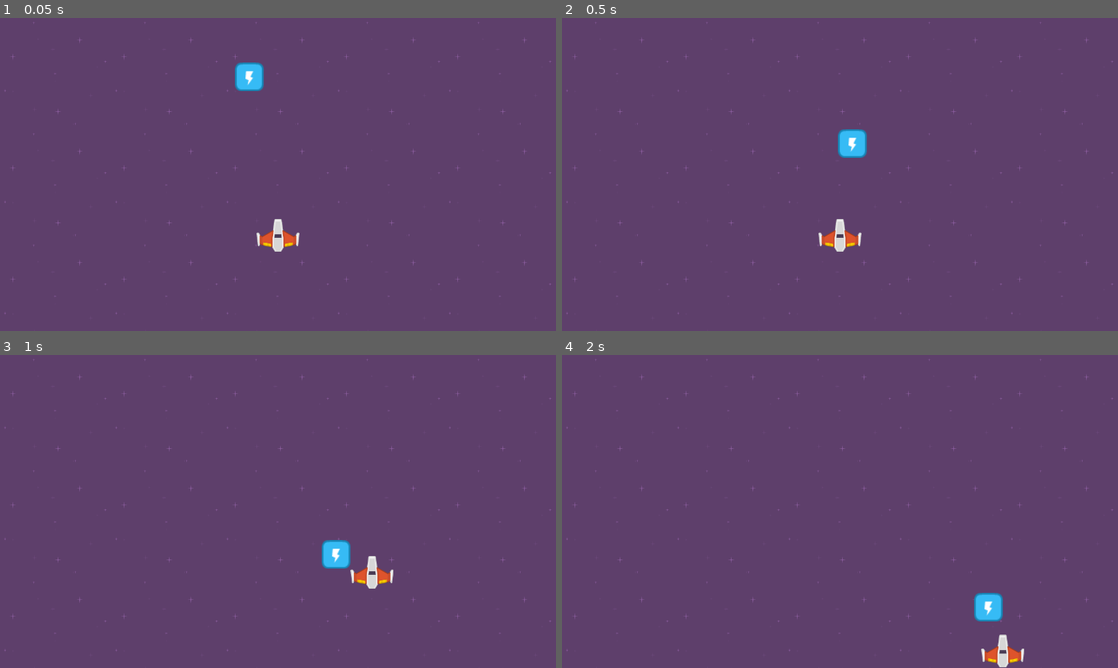
Above: before the commit, frames 1-4 (two rows, left to right).
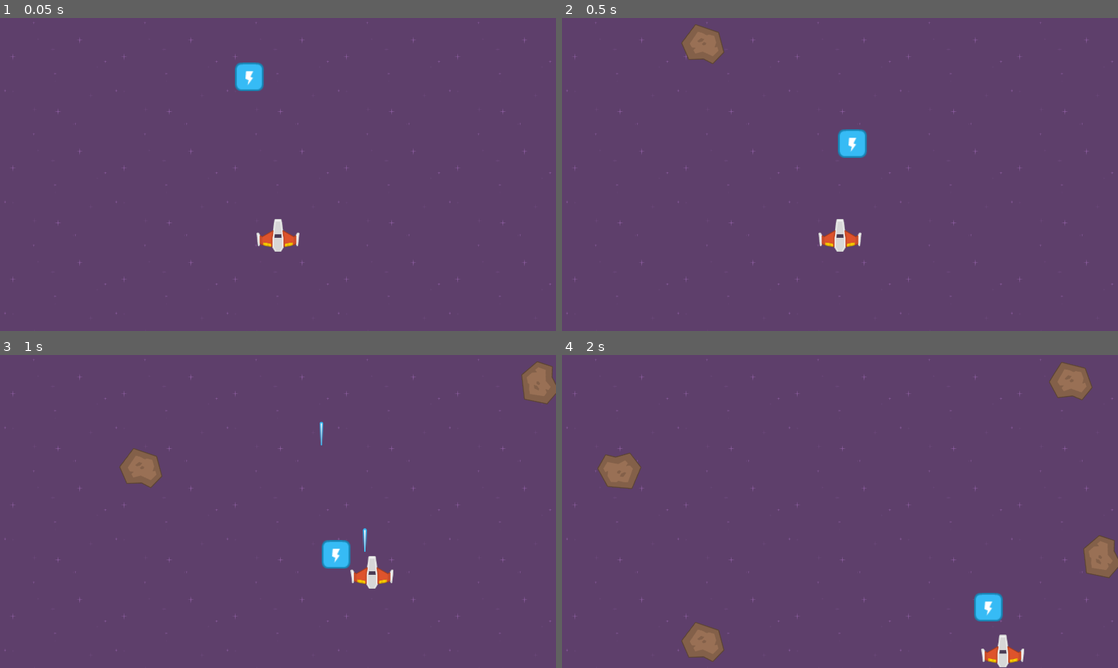
Above: after the commit, the same moments.

Repository: Machalord/Space-Shooter
Game: Godot game, scene res://Scenes/Game.tscn
Same seed, same stepped clock (60 frames per second), same inputs: the game is played once before the commit and once after it. The project has no main scene, so this scene is started directly.
Inputs (mouse positions are in pixels of both pictures, inside the frame that each line leads up to):
- Up to frame 1 (0.05 s): no input
- Up to frame 2 (0.5 s): no input
- Up to frame 3 (1 s): move the mouse to (400, 495) at 0.52 s; press the mouse at (400, 495) at 0.53 s; hold D (right) from 0.53 s (still down)
- Up to frame 4 (2 s): move the mouse to (728, 527) at 1.27 s; release D (right) at 1.28 s; release the mouse at (728, 527) at 1.28 s; hold Down (down) from 1.28 s (still down); click (728, 527) at 1.35 s

Frame 1 is identical in both runs. In frame 2, 0.7% of the frame differs, in the area x 21-30%, y 2-15%; in frame 3, 1.4%; in frame 4, 2.7%, in the area x 6-100%, y 2-98%.

Commit message:
Added Meteors ,Bullets and Spawners Logic

Diff:
--- a/Scenes/Bullet.tscn
+++ b/Scenes/Bullet.tscn
@@ -6,13 +6,17 @@
 [sub_resource type="RectangleShape2D" id=1]
 extents = Vector2( 2.84089, 17.1332 )
 
-[node name="Bullet" type="Area2D"]
+[node name="Bullet" type="KinematicBody2D"]
 script = ExtResource( 2 )
 
 [node name="Sprite" type="Sprite" parent="."]
 texture = ExtResource( 1 )
 
-[node name="CollisionShape2D" type="CollisionShape2D" parent="."]
+[node name="Area2D" type="Area2D" parent="." groups=[
+"Bullet",
+]]
+
+[node name="CollisionShape2D2" type="CollisionShape2D" parent="Area2D"]
 position = Vector2( 0, -7.866 )
 shape = SubResource( 1 )
-[connection signal="area_entered" from="." to="." method="_on_Bullet_area_entered"]
+[connection signal="area_entered" from="Area2D" to="." method="_on_Area2D_area_entered"]
--- a/Scenes/Game.tscn
+++ b/Scenes/Game.tscn
@@ -1,9 +1,11 @@
-[gd_scene load_steps=7 format=2]
+[gd_scene load_steps=9 format=2]
 
 [ext_resource path="res://Scripts/Game.gd" type="Script" id=1]
 [ext_resource path="res://Scenes/ShipPlayer.tscn" type="PackedScene" id=2]
 [ext_resource path="res://Assets/Backgrounds/purple.png" type="Texture" id=3]
 [ext_resource path="res://Scenes/PowerUp.tscn" type="PackedScene" id=4]
+[ext_resource path="res://Scenes/Meteor.tscn" type="PackedScene" id=5]
+[ext_resource path="res://Scenes/Spawner.tscn" type="PackedScene" id=6]
 
 [sub_resource type="RectangleShape2D" id=1]
 extents = Vector2( 5, 360 )
@@ -60,3 +62,9 @@
 
 [node name="ShipPlayer" parent="." instance=ExtResource( 2 )]
 position = Vector2( 640, 500 )
+
+[node name="Spawner" parent="." instance=ExtResource( 6 )]
+position = Vector2( 637.797, -129.254 )
+scene_to_instance = ExtResource( 5 )
+Timer_Time = 0.5
+active = true
--- /dev/null
+++ b/Scenes/Meteor.tscn
@@ -0,0 +1,21 @@
+[gd_scene load_steps=4 format=2]
+
+[ext_resource path="res://Assets/PNG/Meteors/meteorBrown_big1.png" type="Texture" id=1]
+[ext_resource path="res://Scripts/Meteor.gd" type="Script" id=2]
+
+[sub_resource type="CircleShape2D" id=1]
+radius = 36.1062
+
+[node name="Meteor" type="KinematicBody2D"]
+script = ExtResource( 2 )
+
+[node name="Sprite" type="Sprite" parent="."]
+texture = ExtResource( 1 )
+
+[node name="Area2D" type="Area2D" parent="." groups=[
+"Destructible",
+]]
+position = Vector2( -3.70813, -4.23785 )
+
+[node name="CollisionShape2D2" type="CollisionShape2D" parent="Area2D"]
+shape = SubResource( 1 )
--- a/Scenes/ShipPlayer.tscn
+++ b/Scenes/ShipPlayer.tscn
@@ -10,6 +10,7 @@
 radius = 31.3209
 
 [node name="ShipPlayer" type="KinematicBody2D"]
+z_index = 100
 collision_layer = 512
 collision_mask = 2147484160
 script = ExtResource( 1 )
@@ -26,4 +27,11 @@
 
 [node name="CollisionShape2D" type="CollisionShape2D" parent="Area2D"]
 shape = SubResource( 2 )
+
+[node name="ShotPos1" type="Position2D" parent="."]
+position = Vector2( 0, -33.744 )
+
+[node name="ShootColdown" type="Timer" parent="."]
+wait_time = 0.2
+one_shot = true
 [connection signal="area_entered" from="Area2D" to="." method="_on_Area2D_area_entered"]
--- /dev/null
+++ b/Scenes/Spawner.tscn
@@ -0,0 +1,9 @@
+[gd_scene load_steps=2 format=2]
+
+[ext_resource path="res://Scripts/Spawner.gd" type="Script" id=1]
+
+[node name="Spawner" type="Node2D"]
+script = ExtResource( 1 )
+
+[node name="Timer" type="Timer" parent="."]
+one_shot = true
--- a/Scripts/Bullet.gd
+++ b/Scripts/Bullet.gd
@@ -1,20 +1,34 @@
-extends Area2D
-
+extends KinematicBody2D
 
 # Declare member variables here. Examples:
 # var a = 2
 # var b = "text"
 
 
-# Called when the node enters the scene tree for the first time.
+export (int) var speed = 20
+export (int) var acceleration_speed = 3
+var velocity = Vector2()
+var acceleration = Vector2()
+
 func _ready():
-	pass # Replace with function body.
+	pass
 
+func start(pos):
+	position = pos
+	velocity = Vector2(0, -speed)
+	acceleration=Vector2(0,-acceleration_speed)
 
-# Called every frame. 'delta' is the elapsed time since the previous frame.
-#func _process(delta):
-#	pass
+func _physics_process(delta):
+	velocity+=acceleration*delta
+	var collision = move_and_collide(velocity)
 
 
 func _on_Bullet_area_entered(area):
 	pass # Replace with function body.
+
+
+func _on_Area2D_area_entered(area):
+	if area.is_in_group("Destructible"):
+		area.get_parent().queue_free()
+		queue_free()
+	pass # Replace with function body.
--- /dev/null
+++ b/Scripts/Meteor.gd
@@ -0,0 +1,28 @@
+extends KinematicBody2D
+
+
+# Declare member variables here. Examples:
+# var a = 2
+# var b = "text"
+
+export (int) var speed = 400
+var velocity = Vector2()
+
+func _ready():
+	randomize()
+	start(global_position)
+
+func start(pos):
+	position = pos
+	rotation=rand_range(0,360)
+	velocity = Vector2(0, speed)
+
+func _physics_process(delta):
+	var collision = move_and_collide(velocity * delta)
+	if collision:
+		velocity = velocity.bounce(collision.normal)
+
+
+func _on_Timer_timeout():
+	queue_free()
+	pass # Replace with function body.
--- a/Scripts/ShipPlayer.gd
+++ b/Scripts/ShipPlayer.gd
@@ -6,7 +6,7 @@
 # var b = "text"
 export (int) var speed=500
 var velocity=Vector2()
-
+var bullet_scene=preload("res://Scenes/Bullet.tscn")
 # Called when the node enters the scene tree for the first time.
 func _ready():
 	pass # Replace with function body.
@@ -37,7 +37,11 @@
 
 #	pass
 func Shoot():
-
+	if $ShootColdown.is_stopped():
+		var bullet = bullet_scene.instance()
+		bullet.start($ShotPos1.global_position)
+		get_tree().get_root().add_child(bullet)
+		$ShootColdown.start()
 	pass
 
 
--- /dev/null
+++ b/Scripts/Spawner.gd
@@ -0,0 +1,25 @@
+extends Node2D
+
+
+# Declare member variables here. Examples:
+# var a = 2
+# var b = "text"
+export (PackedScene) var scene_to_instance
+export (float) var Timer_Time
+
+export (bool) var active=false
+# Called when the node enters the scene tree for the first time.
+func _ready():
+	randomize()
+	pass # Replace with function body.
+
+
+# Called every frame. 'delta' is the elapsed time since the previous frame.
+func _process(delta):
+	if active and $Timer.is_stopped():
+		$Timer.start(Timer_Time)
+		var scene=scene_to_instance.instance()
+		scene.global_position=Vector2(0+rand_range(0,1280),global_position.y)
+		get_tree().get_root().add_child(scene)
+
+	pass
--- a/project.godot
+++ b/project.godot
@@ -55,6 +55,7 @@
 "deadzone": 0.5,
 "events": [ Object(InputEventMouseButton,"resource_local_to_scene":false,"resource_name":"","device":0,"alt":false,"shi …(212 unchanged characters)…
 , Object(InputEventKey,"resource_local_to_scene":false,"resource_name":"","device":0,"alt":false,"shift":false,"control":false,"meta":false,"command":false,"pressed":false,"scancode":88,"unicode":0,"echo":false,"script":null)
+, Object(InputEventKey,"resource_local_to_scene":false,"resource_name":"","device":0,"alt":false,"shift":false,"control":false,"meta":false,"command":false,"pressed":false,"scancode":90,"unicode":0,"echo":false,"script":null)
  ]
 }
 
